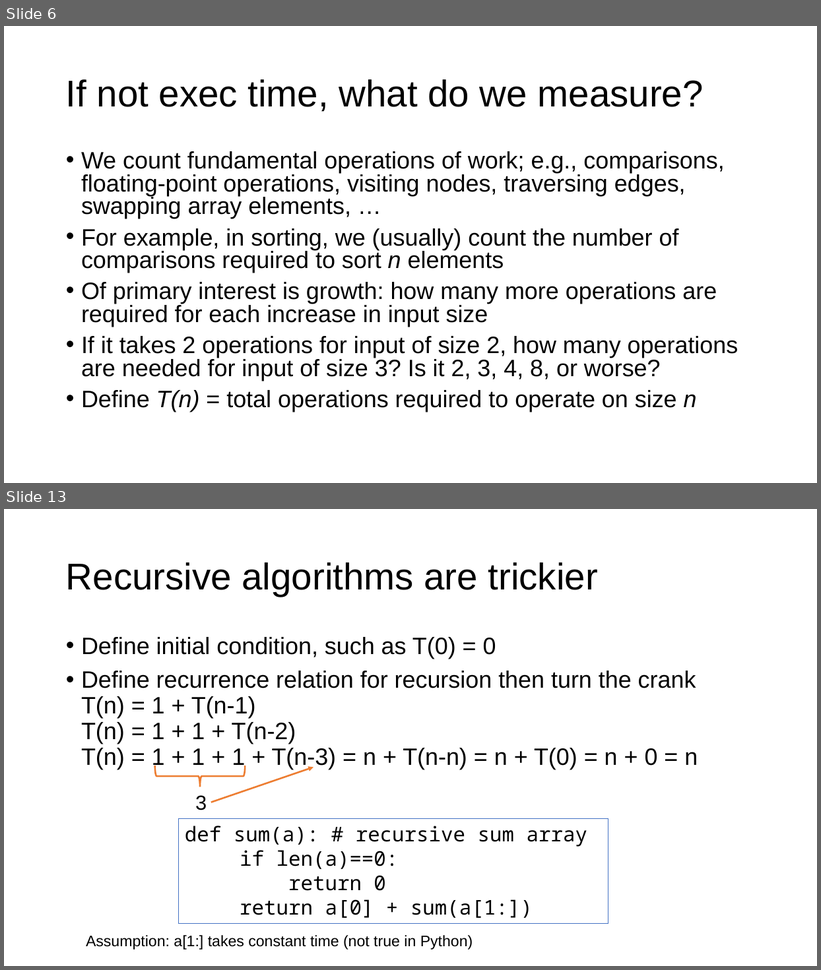
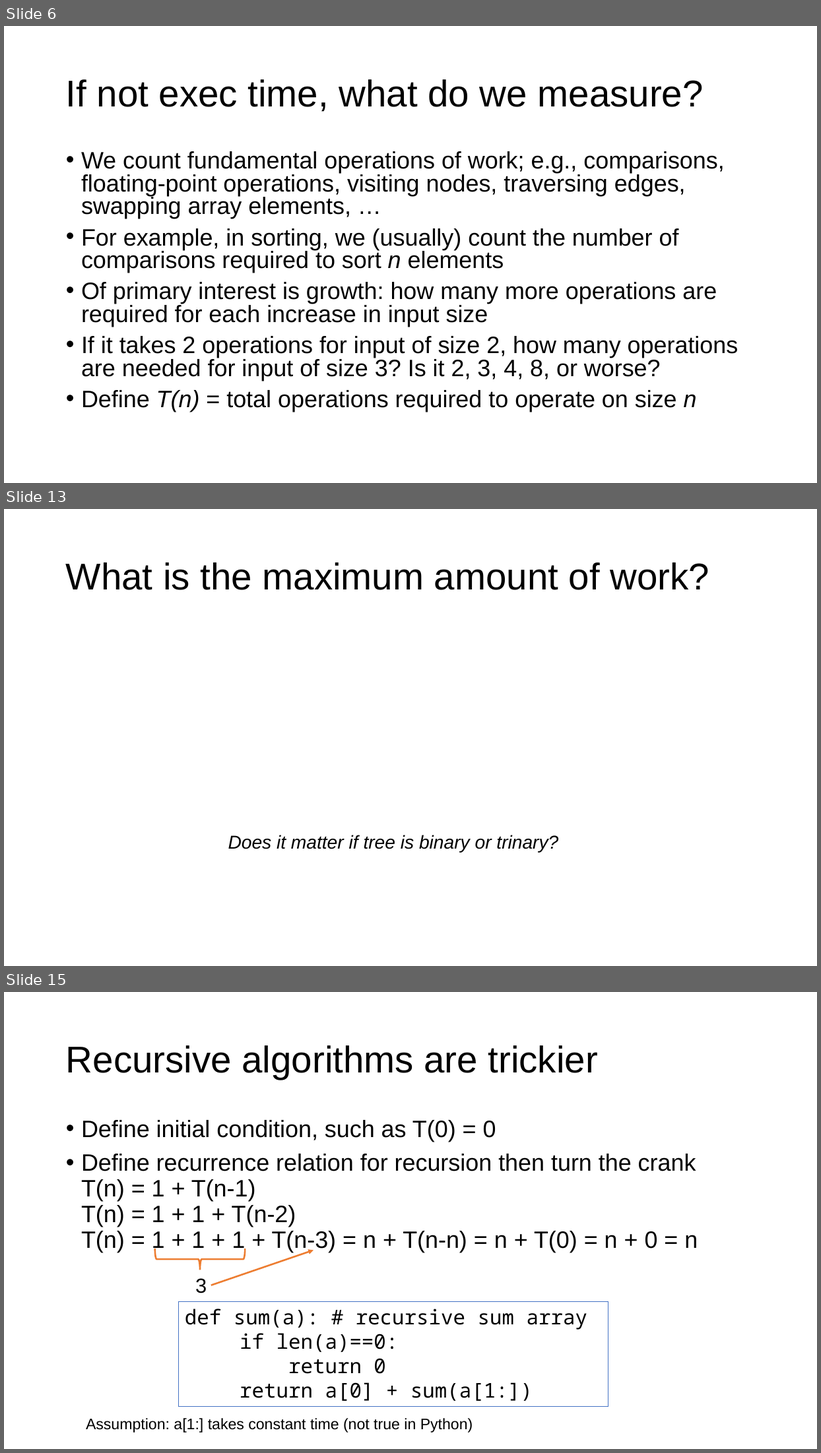
Before and after one commit to parrt/msds689, a slide deck: notes/complexity.pptx. Shown one above the other, each under a label of ours: slides 6 and 13 before the commit, slides 6, 13 and 15 after it; the slides between them are not shown. The pictures are 821x970 and 821x1453 pixels, drawn with LibreOffice and Linux fonts; fonts in the diff are those of the drawing; grey boxes stand for pictures; background and template pictures are left out. Boxes give left, top, right and bottom in pixels: in the first picture for what was removed or moved away, otherwise in the second. Text is boxed around its words. In the diff, an @@ line names an element or a change of style, - is before the commit and + after.

```diff
--- a/notes/complexity.pptx
+++ b/notes/complexity.pptx
@@ slide 13 added at (4, 509, 817, 966), background #FFFFFF @@
@@ title added at (66, 562, 710, 590), 44 pt, text #000000 @@
+What is the maximum amount of work?
@@ text added at (228, 835, 558, 853), 22 pt, text #000000, italic @@
+Does it matter if tree is binary or trinary?
@@ what was slide 13 is now slide 15 @@
```
Also in this commit, not shown: 12 slides changed, 2 other slides added, 1 slide removed, 3 other files.
